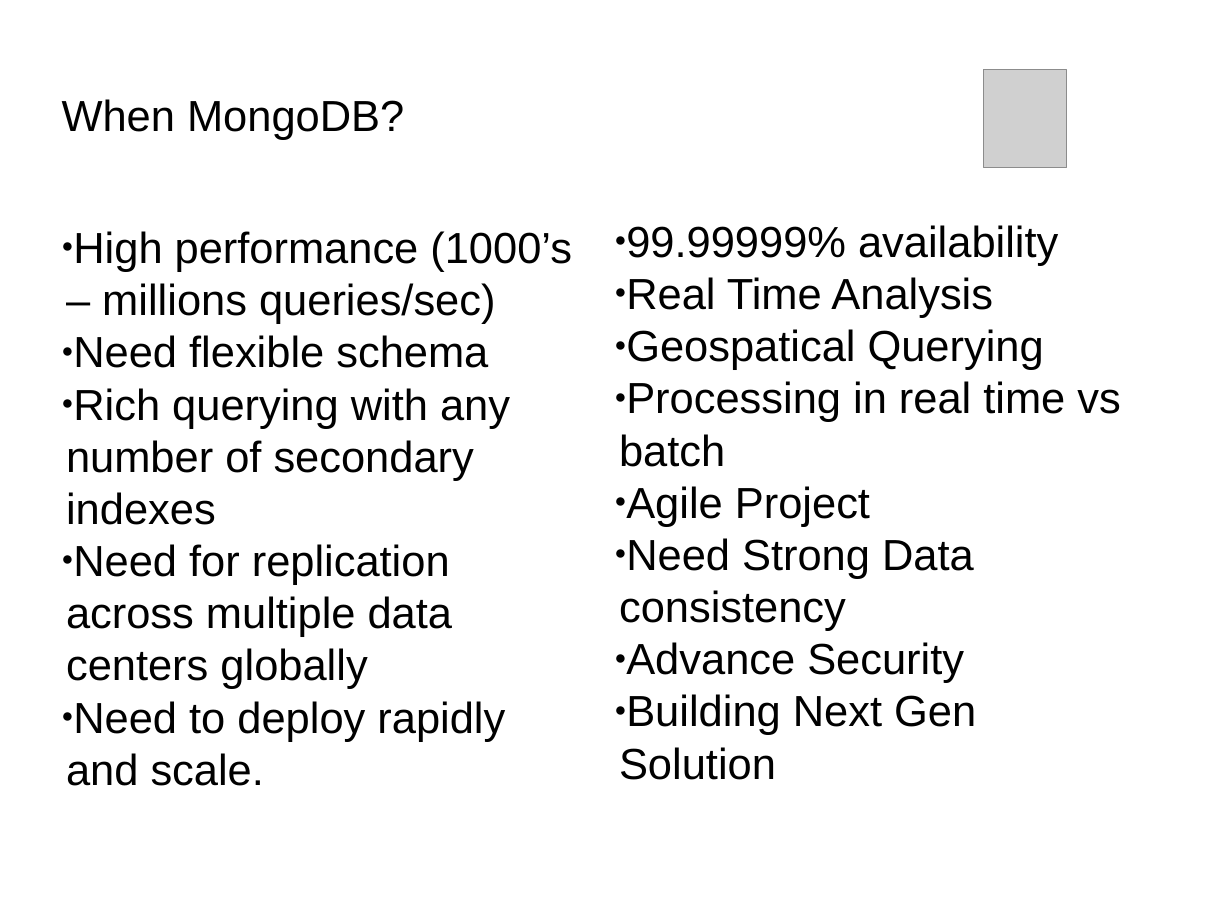
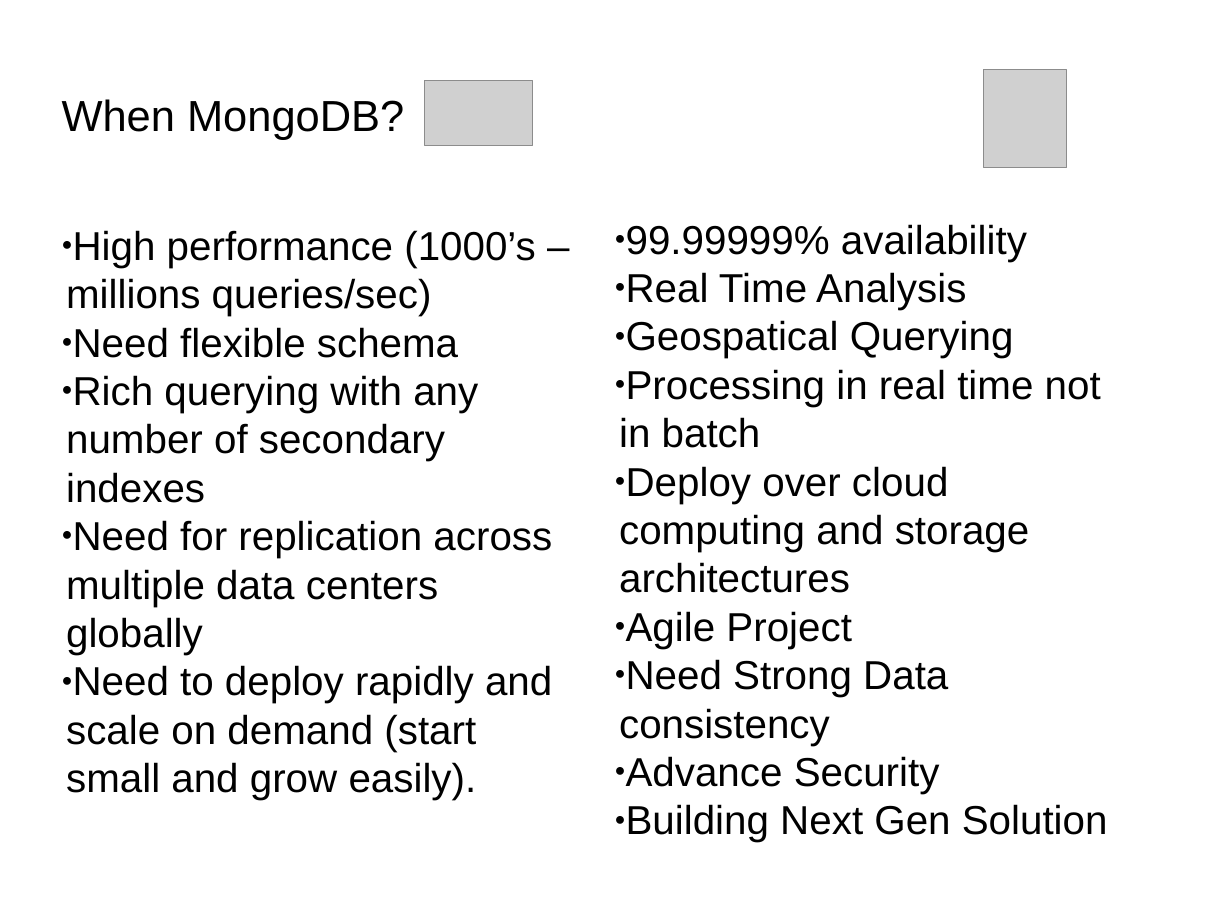
Before and after one commit to Bhakti/mongo_session, a slide deck: slide 8 of MongoDB_Session.odp (slide 7 before the commit). Drawn at 1232x924 pixels with LibreOffice and Linux fonts; fonts in the diff are those of the drawing; grey boxes stand for pictures; background and template pictures are left out. Boxes give left, top, right and bottom in pixels: in the first picture for what was removed or moved away, otherwise in the second. Text is boxed around its words. In the diff, an @@ line names an element or a change of style, - is before the commit and + after.

Commit message:
slides updated

```diff
--- a/MongoDB_Session.odp
+++ b/MongoDB_Session.odp
@@ picture added at box(425, 80, 533, 145) @@
@@ subtitle at box(66, 230, 552, 655): size 28 to 26 pt in "High performance (1000’s – millions queries/sec)", "Need flexible schema", "Rich querying with any number of secondary ...", "Need for replication across multiple data centers ..." @@
@@ text at box(619, 224, 1108, 842): size 28 to 26 pt in "99.99999% availability", "Real Time Analysis", "Geospatical Querying", "Agile Project" and 3 more places @@
@@ text at box(619, 369, 1101, 593): text changed; size 28 to 26 pt @@
-● Processing in real time vs batch
+● Processing in real time not in batch
+● Deploy over cloud computing and storage architectures
@@ subtitle at box(66, 665, 552, 800): text changed; size 28 to 26 pt @@
-● Need to deploy rapidly and scale.
+● Need to deploy rapidly and scale on demand (start small and grow easily).
```
Also in this commit, not shown: 11 other slides changed, 8 slides added, 1 slide removed, 5 other files.
